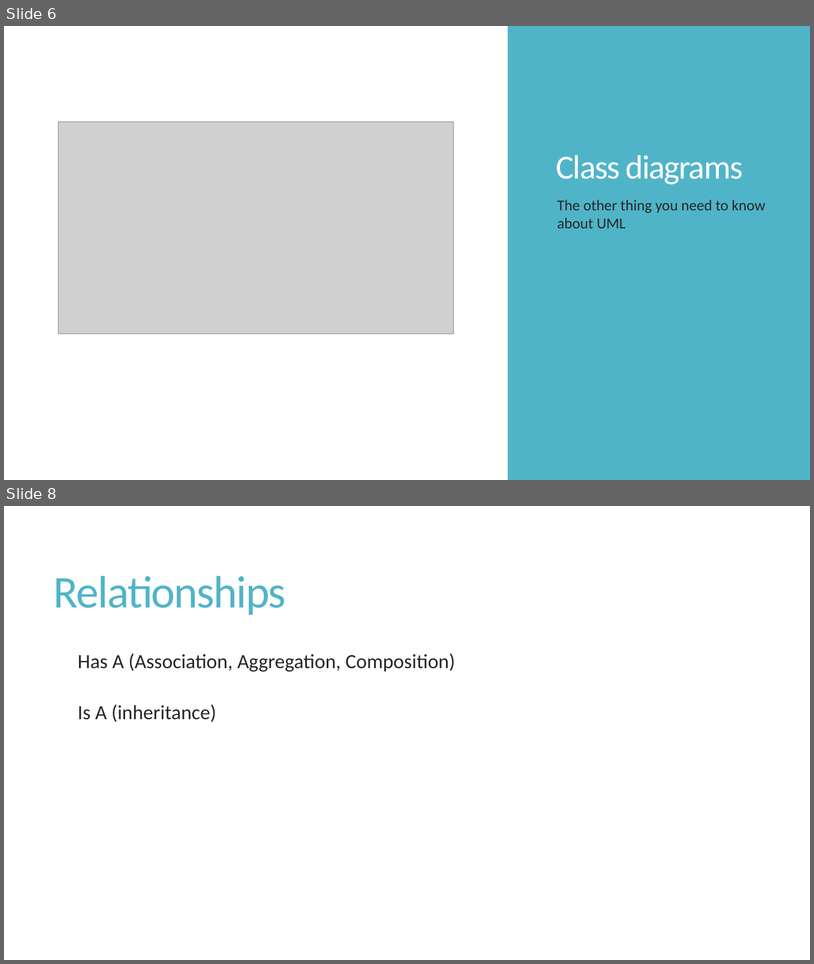
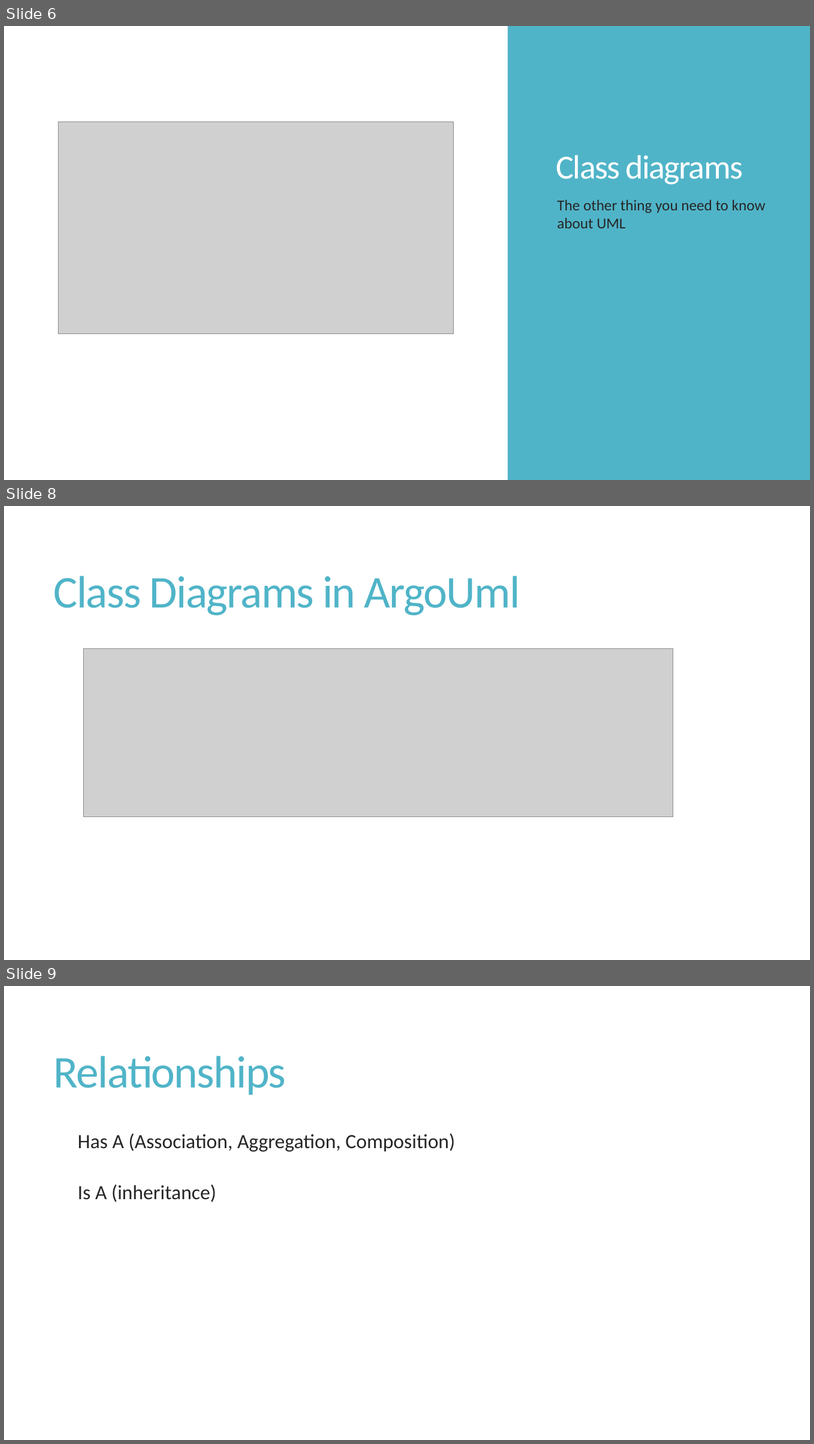
Before and after one commit to shabbir-hussain/ecse321tutorials, a slide deck: 03-UML.pptx. Shown one above the other, each under a label of ours: slides 6 and 8 before the commit, slides 6, 8 and 9 after it; the slides between them are not shown. The pictures are 814x964 and 814x1444 pixels, drawn with LibreOffice and Linux fonts; fonts in the diff are those of the drawing; grey boxes stand for pictures. Boxes give left, top, right and bottom in pixels: in the first picture for what was removed or moved away, otherwise in the second. Text is boxed around its words. In the diff, an @@ line names an element or a change of style, - is before the commit and + after.

```diff
--- a/03-UML.pptx
+++ b/03-UML.pptx
@@ slide 8 added at (4,506,810,960), background #FFFFFF @@
@@ title added at (54,576,520,615), 54 pt, text #50B4C8 @@
+Class Diagrams in ArgoUml
@@ picture added at (83,649,674,817) @@
@@ what was slide 8 is now slide 9 @@
```
Also in this commit, not shown: 2 slides changed, 2 other slides added, 1 other file.
